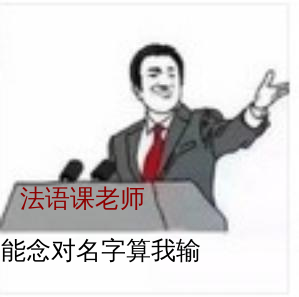
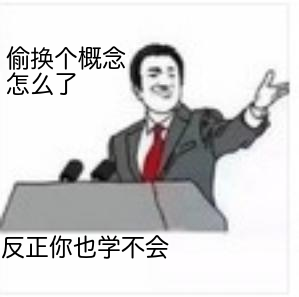
Comparing the layer stacks of the two 299px x 297px images. Changes:
renamed "能念对名字算我输" to "反正你也学不会", painted on it over box(1, 235, 200, 263)
renamed (unnamed layer) to "偷换个概念怎么了", painted on it over box(6, 46, 126, 96)
renamed "法语课老师" to (unnamed layer), painted on it over box(20, 186, 144, 211)
